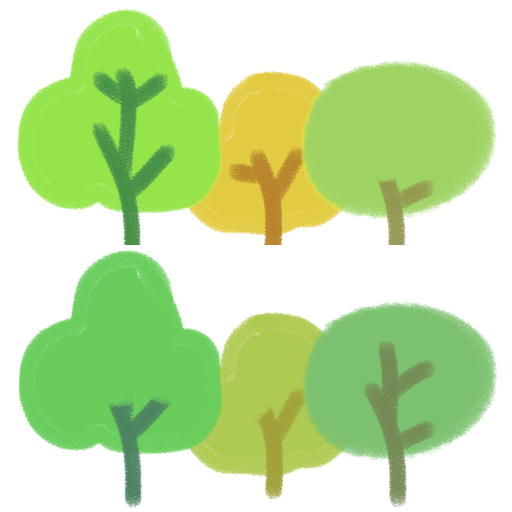
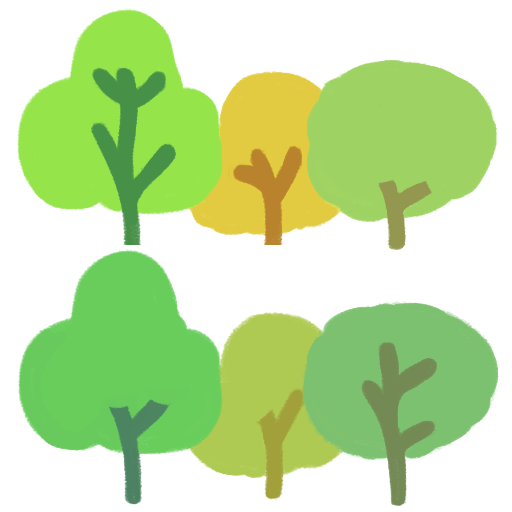
Before/after of a 512 × 512 layered artwork. What changed in the layer stack:
painted on "tree far 3 copy 2" over left=19, top=251, right=499, bottom=509
painted on "tree far 3" over left=19, top=10, right=497, bottom=250
